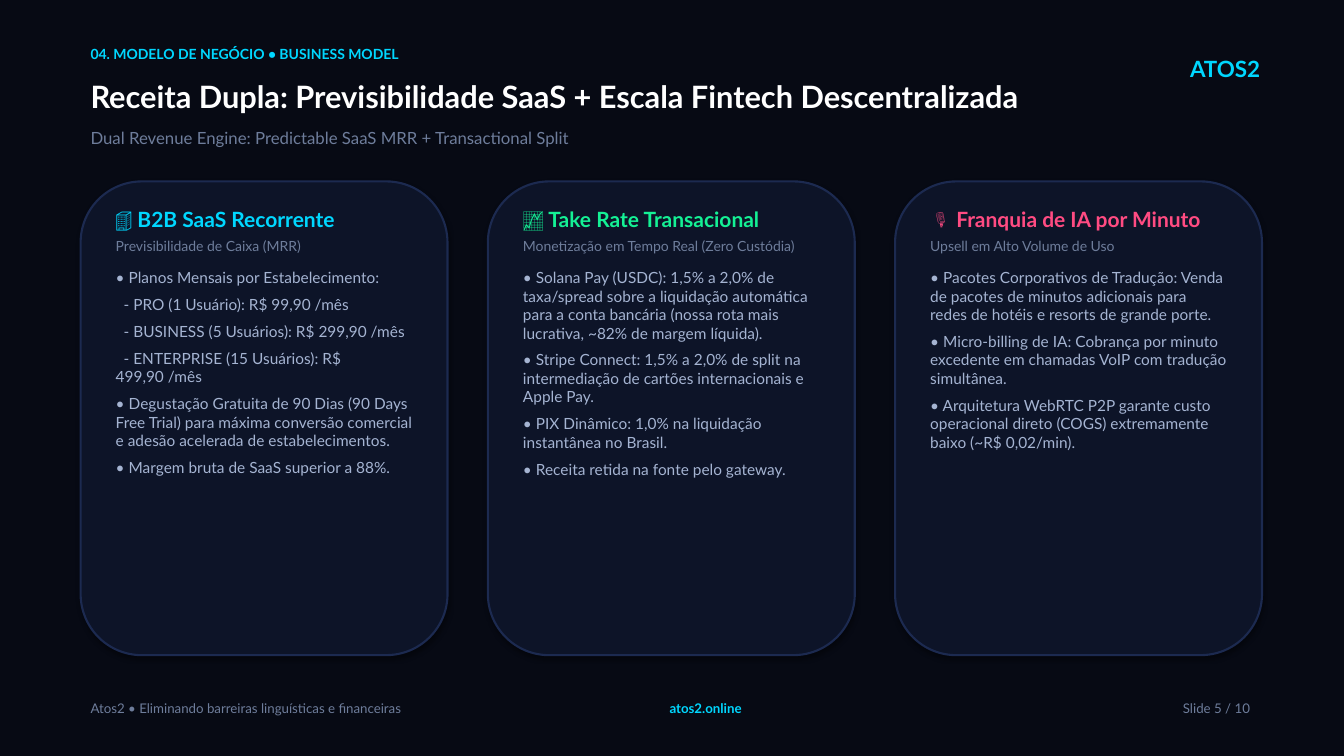
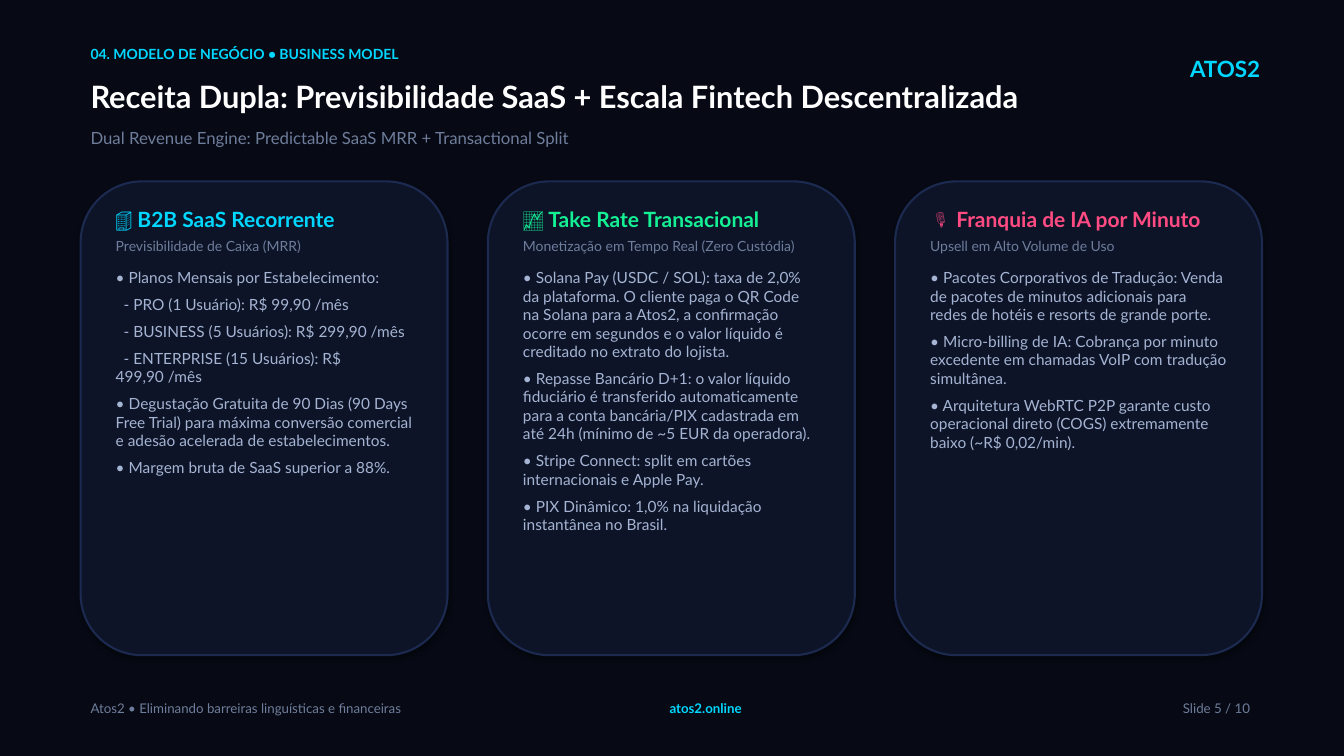
Before and after one commit to mouraocleber/Atos2, a slide deck: slide 5 of atos2-antigravity/Atos2_Executive_Pitch_Deck.pptx. Drawn at 1344x756 pixels with LibreOffice and Linux fonts; fonts in the diff are those of the drawing. Boxes give left, top, right and bottom in pixels: in the first picture for what was removed or moved away, otherwise in the second. Text is boxed around its words. In the diff, an @@ line names an element or a change of style, - is before the commit and + after.

Commit message:
feat(solana): atualizar fluxo de recebimento Solana Pay com repasse bancario D+1 e pitch deck

```diff
--- a/atos2-antigravity/Atos2_Executive_Pitch_Deck.pptx
+++ b/atos2-antigravity/Atos2_Executive_Pitch_Deck.pptx
@@ text at (523,271,810,488): text changed @@
-• Solana Pay (USDC): 1,5% a 2,0% de taxa/spread sobre a liquidação automática para a conta bancária (nossa rota mais lucrativa, ~82% de margem líquida).
-• Stripe Connect: 1,5% a 2,0% de split na intermediação de cartões internacionais e Apple Pay.
+• Solana Pay (USDC / SOL): taxa de 2,0% da plataforma. O cliente paga o QR Code na Solana para a Atos2, a confirmação ocorre em segundos e o valor líquido é creditado no extrato do lojista.
+• Repasse Bancário D+1: o valor líquido fiduciário é transferido automaticamente para a conta bancária/PIX cadastrada em até 24h (mínimo de ~5 EUR da operadora).
+• Stripe Connect: split em cartões internacionais e Apple Pay.
@@ text at (536,463,786,478): paragraph removed @@
-• Receita retida na fonte pelo gateway.
```
Also in this commit, not shown: 3 other slides changed, 5 other files.
